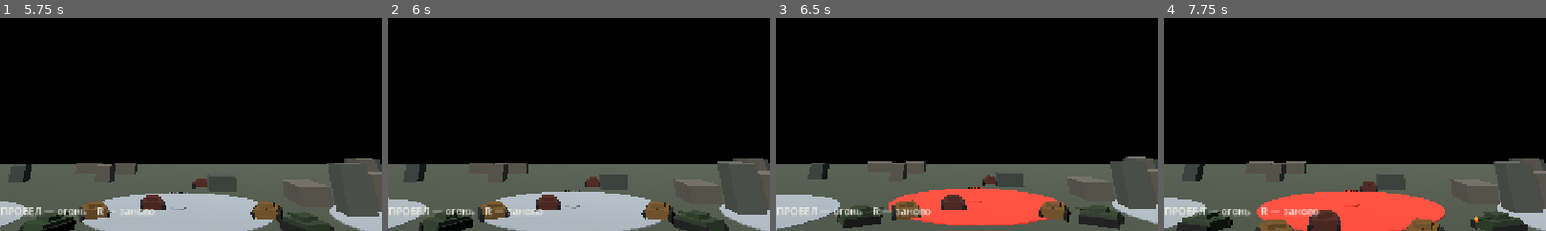
Above: before the commit, frames 1-4 (left to right).
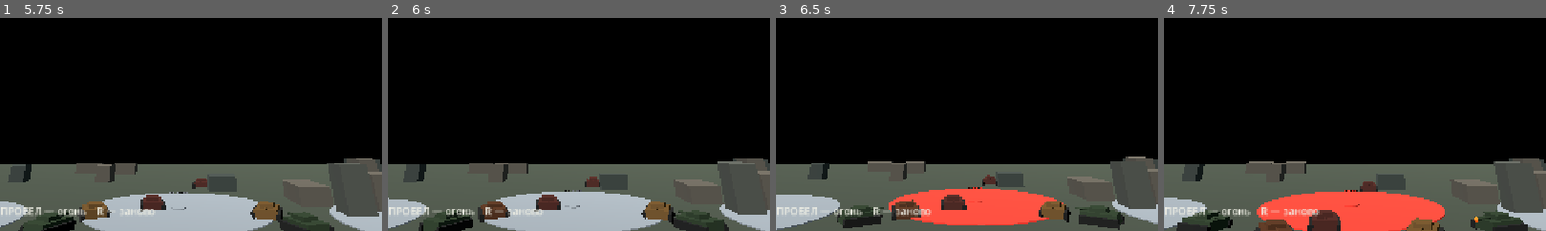
Above: after the commit, the same moments.

Repository: p87010834-ai/WAR-BATTLE-MOBILE
Game: Godot game, scene res://scenes/main.tscn
Two runs of this game, one before a commit and one after it. Both use one fixed random seed, a clock stepped at 60 frames per second and the inputs below.
Inputs (mouse positions are % of the whole screen's width and height, from its top left):
- Up to frame 1 (5.75 s): click "ОГОНЬ" at 0.5 s; tap Enter at 1.25 s; drag from (9, 82) to (60, 27) at 1.27 s; drag from (30, 55) to (45, 70) at 2.02 s; move the mouse to (60, 27) at 2.77 s; hold D (turn_right) 2.78-3.5 s; tap Space (fire) at 2.85, 3.5, 4.35 s; drag from (45, 70) to (20, 34) at 3.52 s; move the mouse to (80, 65) at 4.27 s; hold A (turn_left) 4.28-5 s; drag from (20, 34) to (35, 24) at 5.02 s
- Up to frame 2 (6 s): move the mouse to (55, 50) at 5.77 s; hold S (move_backward) from 5.78 s (still down); tap Space (fire) at 5.85 s; click (55, 50) at 5.92 s
- Up to frame 3 (6.5 s): keep holding S (move_backward)
- Up to frame 4 (7.75 s): release S (move_backward) at 6.5 s; drag from (35, 24) to (30, 55) at 6.52 s; move the mouse to (72, 45) at 7.27 s; hold W (move_forward) from 7.28 s (still down); tap Space (fire) at 7.35 s
The pictures show only the part of the screen within x 26-76%, y 50-100%; the shares and areas given below are measured in that part.

Frame 1 is identical in both runs. In frame 2, 0.1% of the frame differs, in the area x 24-31%, y 86-93%; in frame 3, 0.1%; in frame 4, 0.3%, in the area x 24-34%, y 94-100%.

Commit message:
Pass shell impact position into tank damage model

Diff:
--- a/godot/scripts/shell.gd
+++ b/godot/scripts/shell.gd
@@ -22,7 +22,7 @@
 
 func _on_body_entered(body: Node3D) -> void:
 	if body is WbmTank:
-		body.apply_damage(damage, team)
+		body.apply_damage(damage, team, global_position)
 	queue_free()
 
 func _on_area_entered(_area: Area3D) -> void:
